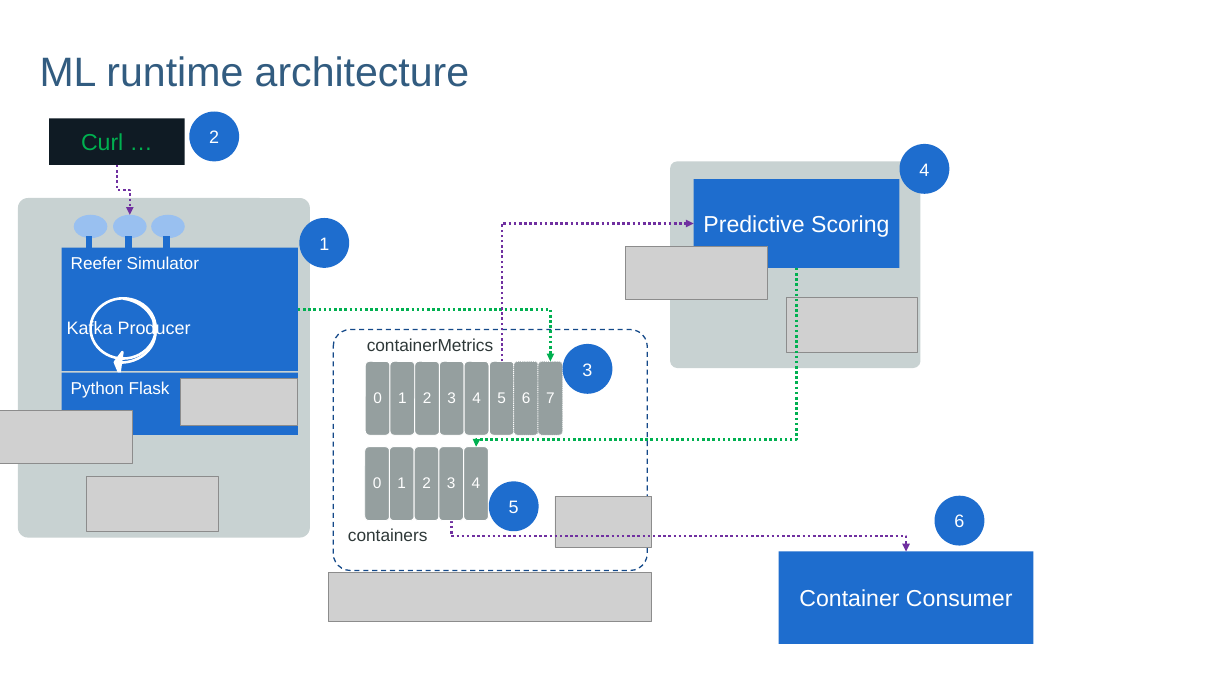
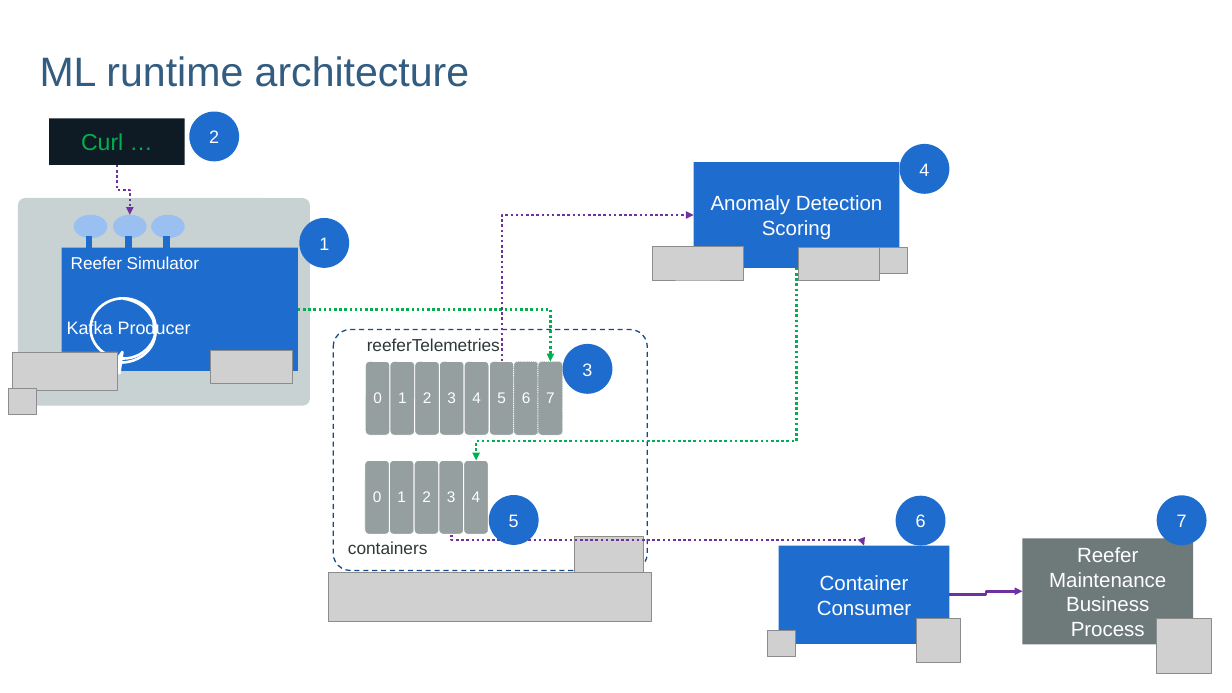
Before and after one commit to ibm-cloud-architecture/refarch-reefer-ml, a slide deck: slide 4 of docs/diagrams.pptx (slide 3 before the commit). Drawn at 1232x693 pixels with LibreOffice and Linux fonts; fonts in the diff are those of the drawing; grey boxes stand for pictures; background and template pictures are left out. Boxes give left, top, right and bottom in pixels: in the first picture for what was removed or moved away, otherwise in the second. Text is boxed around its words. In the diff, an @@ line names an element or a change of style, - is before the commit and + after.

```diff
--- a/docs/diagrams.pptx
+++ b/docs/diagrams.pptx
@@ rounded rectangle removed at <box>670,162,921,369</box> @@
@@ rectangle "Anomaly Detection Scoring": place and size @@
-rectangle "Anomaly Detection Scoring" at <box>694,179,900,268</box>
+rectangle "Anomaly Detection Scoring" at <box>694,163,900,268</box>
@@ rounded rectangle: place and size @@
-rounded rectangle at <box>18,198,310,538</box>
+rounded rectangle at <box>18,198,310,406</box>
@@ text in rectangle at <box>711,195,882,240</box>: text changed; size 18 to 16 pt @@
-Predictive Scoring
+Anomaly Detection Scoring
@@ elbow arrow moved from (502, 361) - (694, 224) to (502, 361) - (694, 215) @@
@@ elbow arrow moved from (797, 268) - (476, 446) to (797, 268) - (476, 460) @@
@@ picture: place and size @@
-picture at <box>625,246,768,299</box>
+picture at <box>653,246,744,280</box>
@@ picture added at <box>799,248,880,280</box> @@
@@ picture added at <box>880,248,909,274</box> @@
@@ picture removed at <box>787,298,918,353</box> @@
@@ picture: place and size @@
-picture at <box>0,411,133,464</box>
+picture at <box>13,352,117,391</box>
@@ picture: place and size @@
-picture at <box>180,379,298,426</box>
+picture at <box>211,351,292,384</box>
@@ text at <box>367,338,500,351</box>: text changed @@
-containerMetrics
+reeferTelemetries
@@ picture added at <box>8,389,37,415</box> @@
@@ rectangle removed at <box>62,372,299,434</box> @@
-Python Flask
@@ page number at <box>269,383,275,384</box>: text changed @@
-3
+4
@@ picture removed at <box>87,477,218,532</box> @@
@@ ellipse "6": place and size @@
-ellipse "6" at <box>934,495,984,545</box>
+ellipse "6" at <box>896,495,945,545</box>
@@ ellipse added at <box>1157,495,1207,545</box>, fill #1E6DCE, 14 pt, text #FFFFFF @@
+7
@@ 5 rounded rectangles, 1 ellipse, 1 text: place and size @@
-5 rounded rectangles, 1 ellipse, 1 text at <box>348,446,539,541</box>
+5 rounded rectangles, 1 ellipse, 1 text at <box>348,460,539,554</box>
@@ elbow arrow moved from (451, 520) - (907, 552) to (451, 534) - (864, 545) @@
@@ picture: place and size @@
-picture at <box>555,496,653,547</box>
+picture at <box>575,537,643,573</box>
@@ rectangle added at <box>1023,539,1194,645</box>, fill #6E7979, 16 pt, text #FFFFFF @@
+Reefer Maintenance Business Process
@@ rectangle "Container Consumer": place and size @@
-rectangle "Container Consumer" at <box>779,552,1034,644</box>
+rectangle "Container Consumer" at <box>779,545,950,643</box>
@@ rectangle "Container Consumer" at <box>779,545,950,643</box>: size 18 to 16 pt @@
@@ elbow arrow added from (949, 595) to (1023, 592), #7030A0 2 pt @@
@@ picture added at <box>917,618,961,663</box> @@
@@ picture added at <box>1157,618,1212,673</box> @@
@@ picture added at <box>767,631,796,657</box> @@
```
Also in this commit, not shown: 1 other slide changed, 1 slide added, 23 other files.
